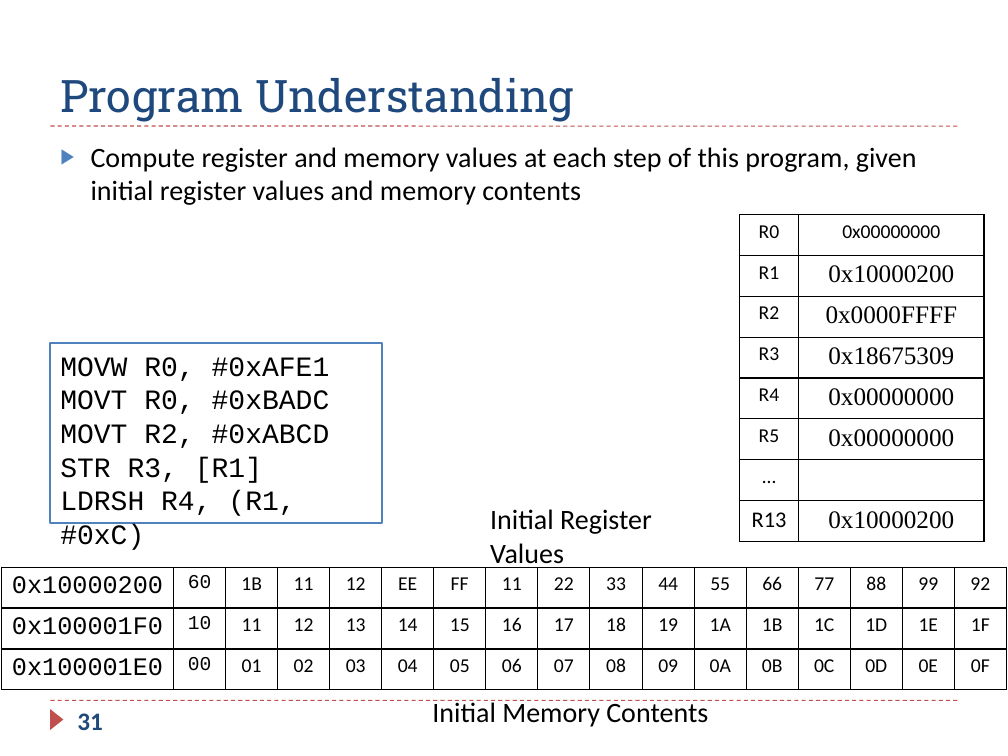
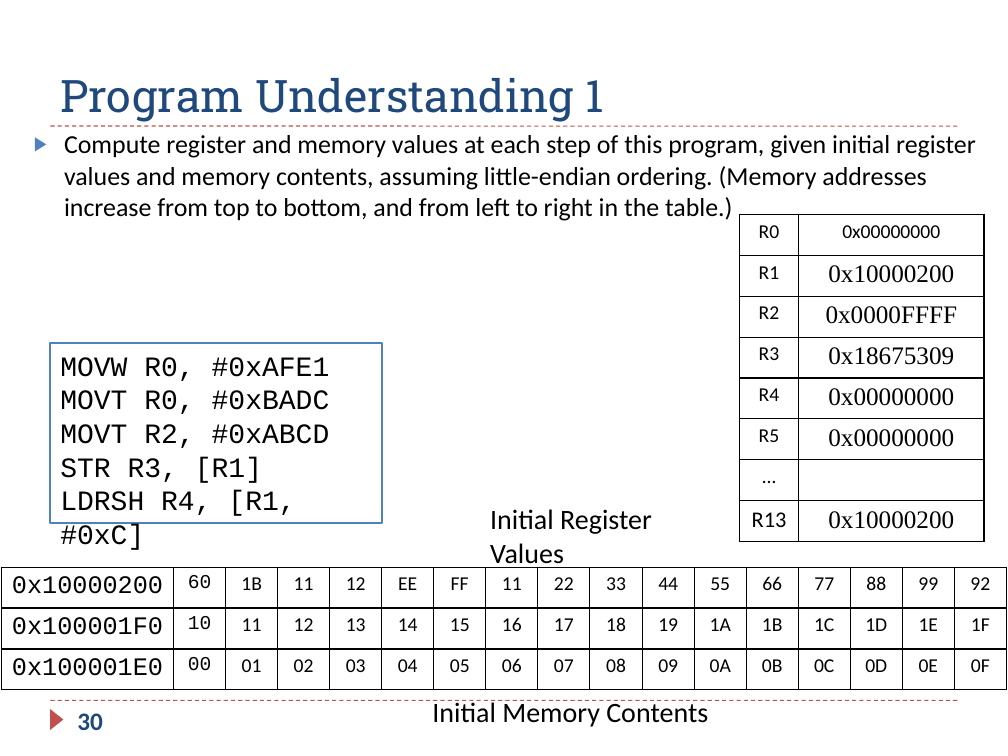
Before and after one commit to guhofstra/CSC111Fa25, a slide deck: slide 30 of PPTs/Ch5_ARM_Load_Store_Exercises_ANS.pptx (slide 31 before the commit). Drawn at 1008x756 pixels with LibreOffice and Linux fonts; fonts in the diff are those of the drawing. Boxes give left, top, right and bottom in pixels: in the first picture for what was removed or moved away, otherwise in the second. Text is boxed around its words. In the diff, an @@ line names an element or a change of style, - is before the commit and + after.

```diff
--- a/PPTs/Ch5_ARM_Load_Store_Exercises_ANS.pptx
+++ b/PPTs/Ch5_ARM_Load_Store_Exercises_ANS.pptx
@@ title at (60,78,603,122): text changed @@
-Program Understanding
+Program Understanding 1
@@ text at (64,135,976,221): text changed; size 20 to 18.5 pt @@
-▶ Compute register and memory values at each step of this program, given initial register values and memory contents
+▶ Compute register and memory values at each step of this program, given initial register values and memory contents, assuming little-endian ordering. (Memory addresses increase from top to bottom, and from left to right in the table.)
@@ text in rectangle at (60,490,295,516): text changed @@
-LDRSH R4, (R1, #0xC)
+LDRSH R4, [R1, #0xC]
@@ page number at (77,713,103,730): text changed @@
-31
+30
```
Also in this commit, not shown: 22 other slides changed, 3 slides added, 1 slide removed, 3 other files.
